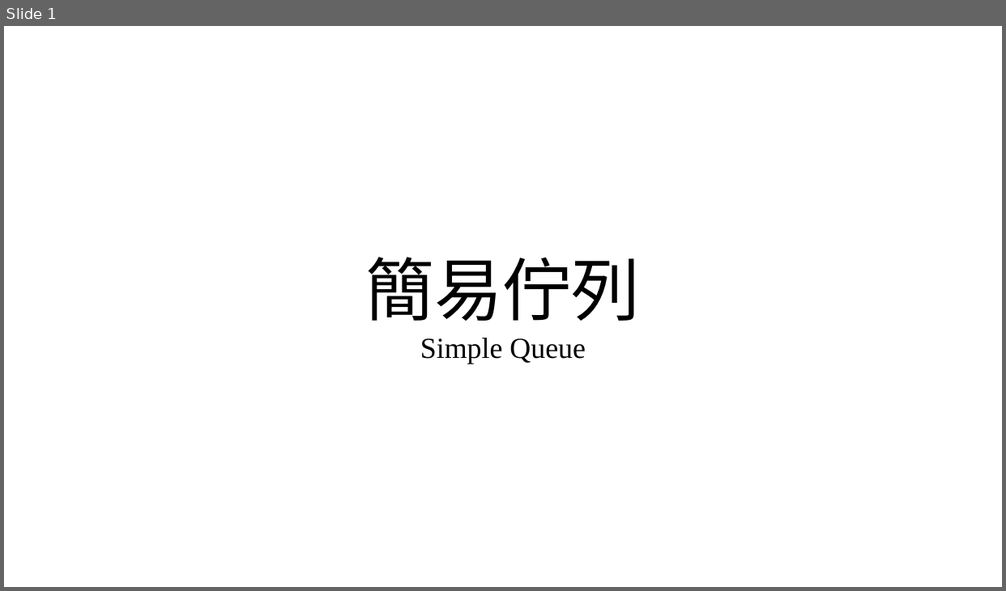
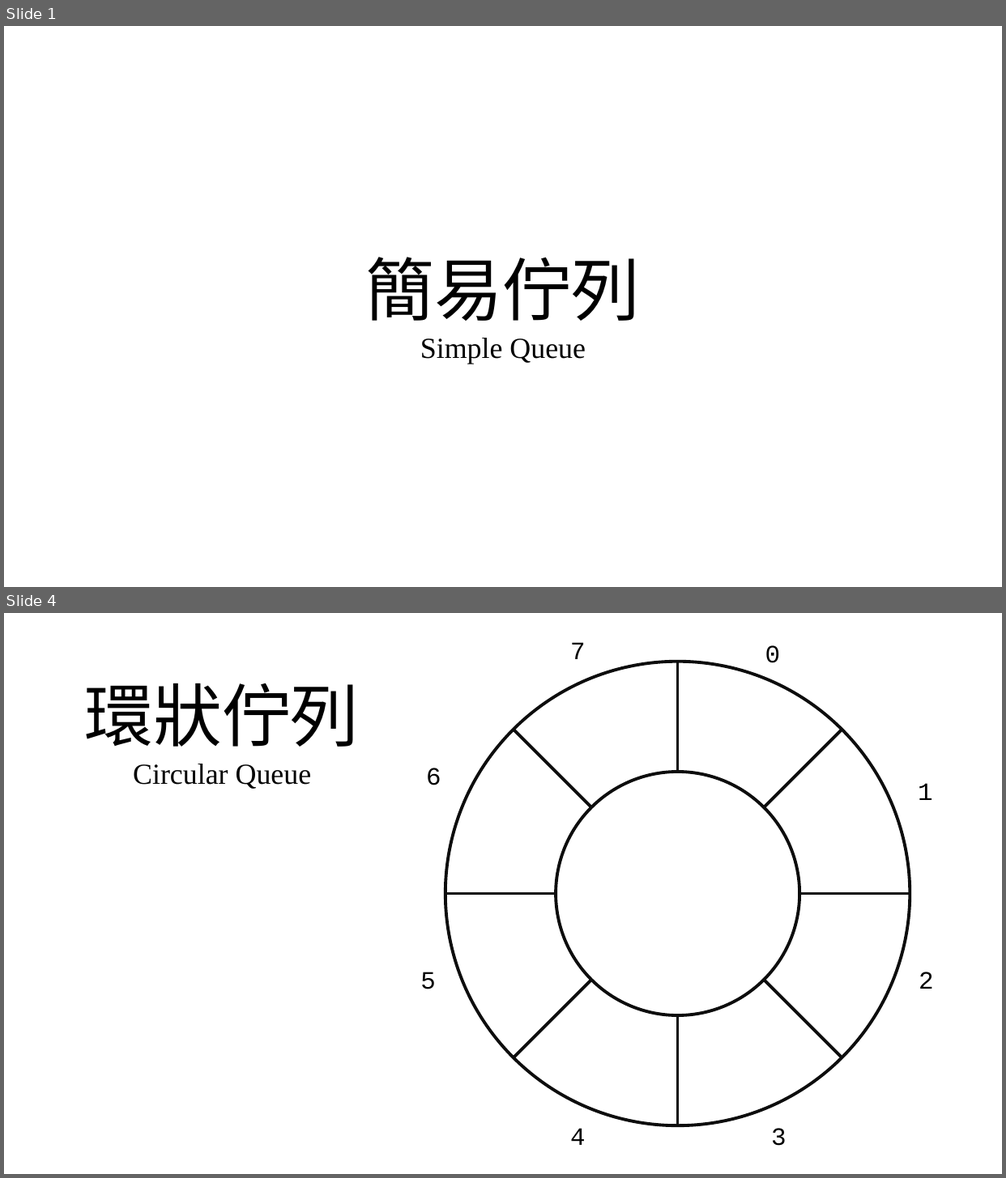
Before and after one commit to whitestorm2346/MyProjects, a slide deck: 自製PPT動畫/佇列.pptx. Shown one above the other, each under a label of ours: slide 1 before the commit, slides 1 and 4 after it; the slides between them are not shown. The pictures are 1006x591 and 1006x1178 pixels, drawn with LibreOffice and Linux fonts; fonts in the diff are those of the drawing. Boxes give left, top, right and bottom in pixels: in the first picture for what was removed or moved away, otherwise in the second. Text is boxed around its words. In the diff, an @@ line names an element or a change of style, - is before the commit and + after.

Commit message:
Finished simple queue

```diff
--- a/自製PPT動畫/佇列.pptx
+++ b/自製PPT動畫/佇列.pptx
@@ slide 4 added at box(4, 613, 1002, 1174), background #FFFFFF @@
@@ group added at box(420, 642, 910, 1146): 8 lines, 6 texts, 2 ellipses @@
+0
+3
+4
+5
+6
+7
@@ text added at box(85, 683, 360, 789), 28 pt, text #000000 @@
+環狀佇列
+Circular Queue
@@ text added at box(918, 783, 932, 800), 24 pt, text #000000 @@
+1
@@ text added at box(918, 972, 933, 989), 24 pt, text #000000 @@
+2
```
Also in this commit, not shown: 1 slide changed, 1 other slide added.
